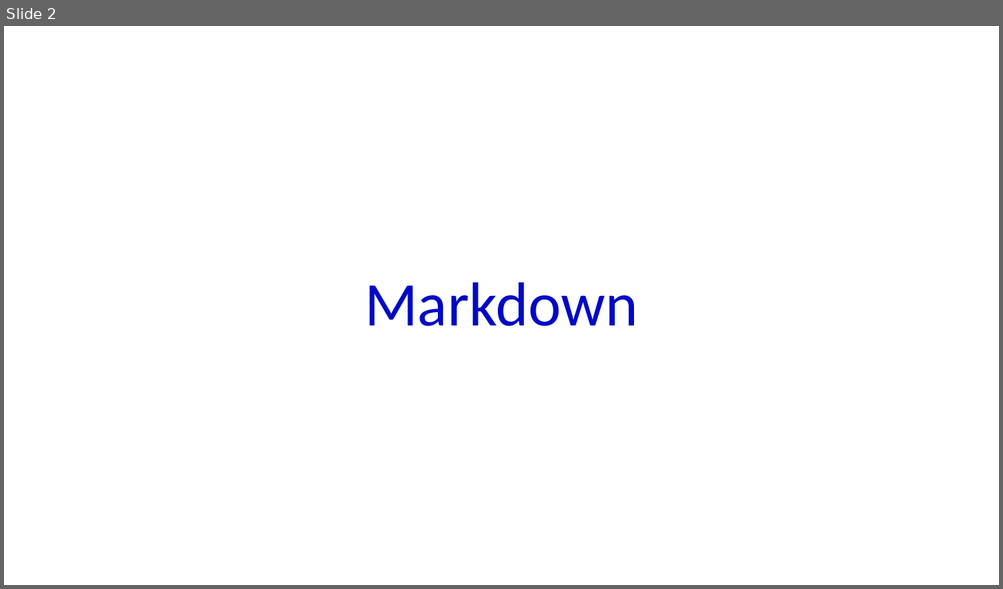
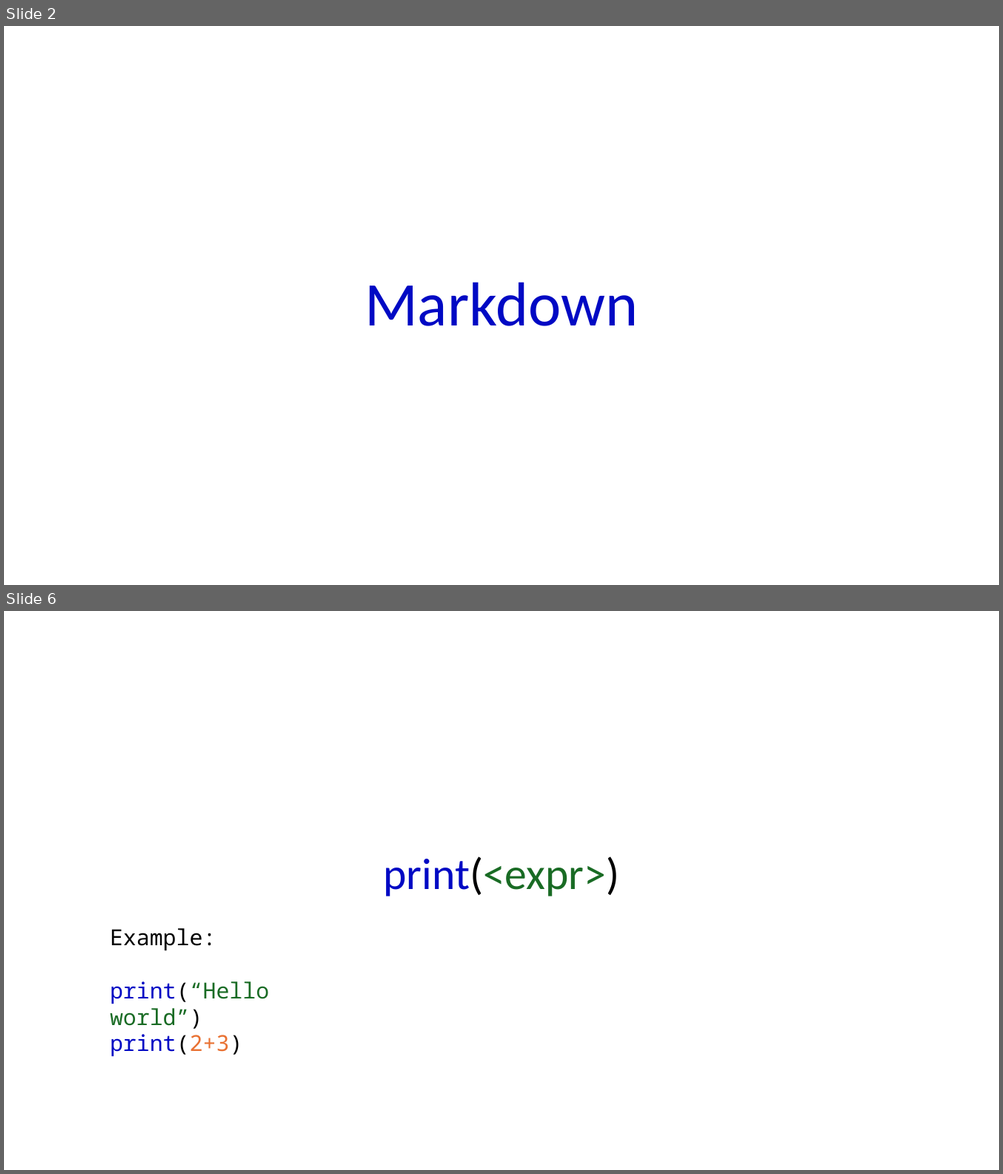
Before and after one commit to marslearnings/Machine-Learning-With-Python, a slide deck: ppt/Python.pptx. Shown one above the other, each under a label of ours: slide 2 before the commit, slides 2 and 6 after it; the slides between them are not shown. The pictures are 1003x589 and 1003x1174 pixels, drawn with LibreOffice and Linux fonts; fonts in the diff are those of the drawing. Boxes give left, top, right and bottom in pixels: in the first picture for what was removed or moved away, otherwise in the second. Text is boxed around its words. In the diff, an @@ line names an element or a change of style, - is before the commit and + after.

Commit message:
added new concept print statements

```diff
--- a/ppt/Python.pptx
+++ b/ppt/Python.pptx
@@ slide 6 added at <box>4,611,999,1170</box>, background #FFFFFF @@
@@ text added at <box>383,857,619,897</box>, 64 pt, text #196B24 @@
+print(<expr>)
@@ text added at <box>110,928,269,1057</box>, 32 pt, text #000000 @@
+Example:
+print(“Hello world”)
+print(2+3)
```
Also in this commit, not shown: 10 other slides added, 4 other files.
